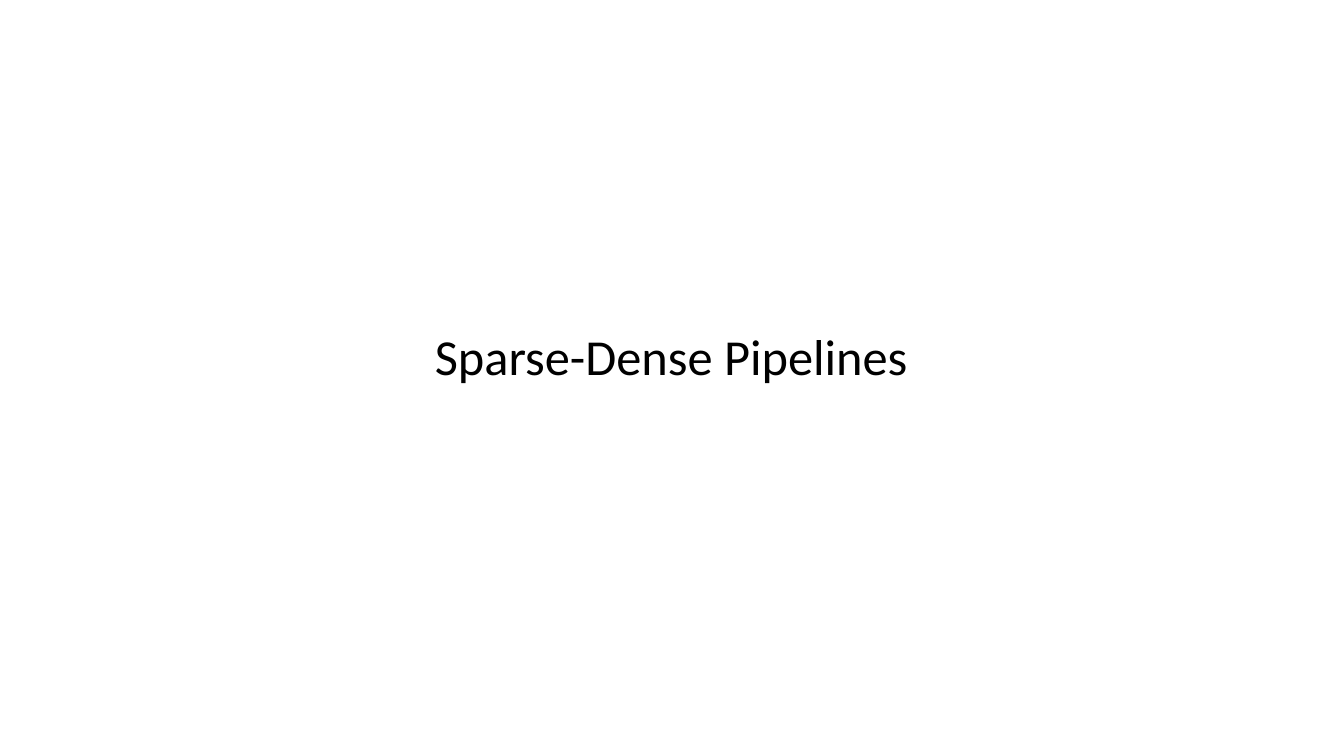
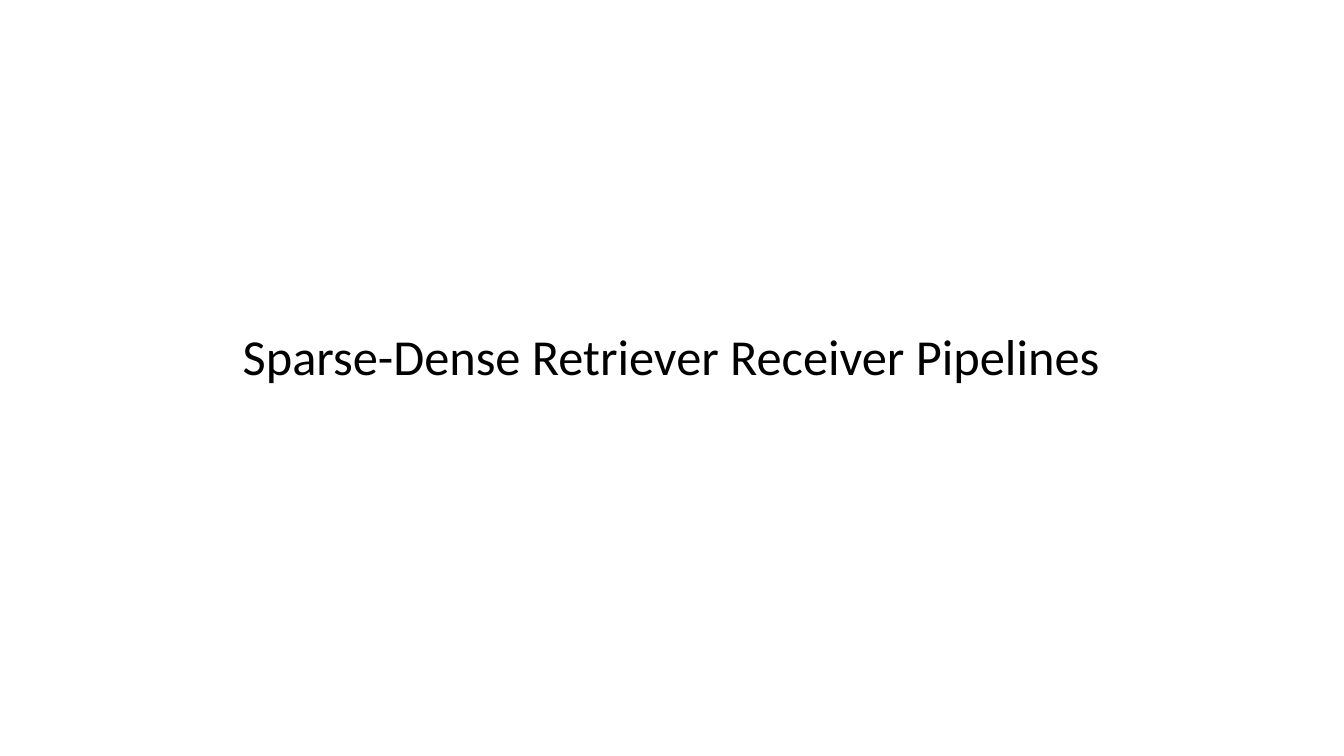
Before and after one commit to harelgabainew/school1, a slide deck: slide 47 of slides/6_InformationRetrievalSearch.pptx (slide 45 before the commit). Drawn at 1344x756 pixels with LibreOffice and Linux fonts; fonts in the diff are those of the drawing. Boxes give left, top, right and bottom in pixels: in the first picture for what was removed or moved away, otherwise in the second. Text is boxed around its words. In the diff, an @@ line names an element or a change of style, - is before the commit and + after.

```diff
--- a/slides/6_InformationRetrievalSearch.pptx
+++ b/slides/6_InformationRetrievalSearch.pptx
@@ title at bbox=[243, 340, 1099, 383]: text changed @@
-Sparse-Dense Pipelines
+Sparse-Dense Retriever Receiver Pipelines
```
Also in this commit, not shown: 10 other slides changed, 2 slides added.
